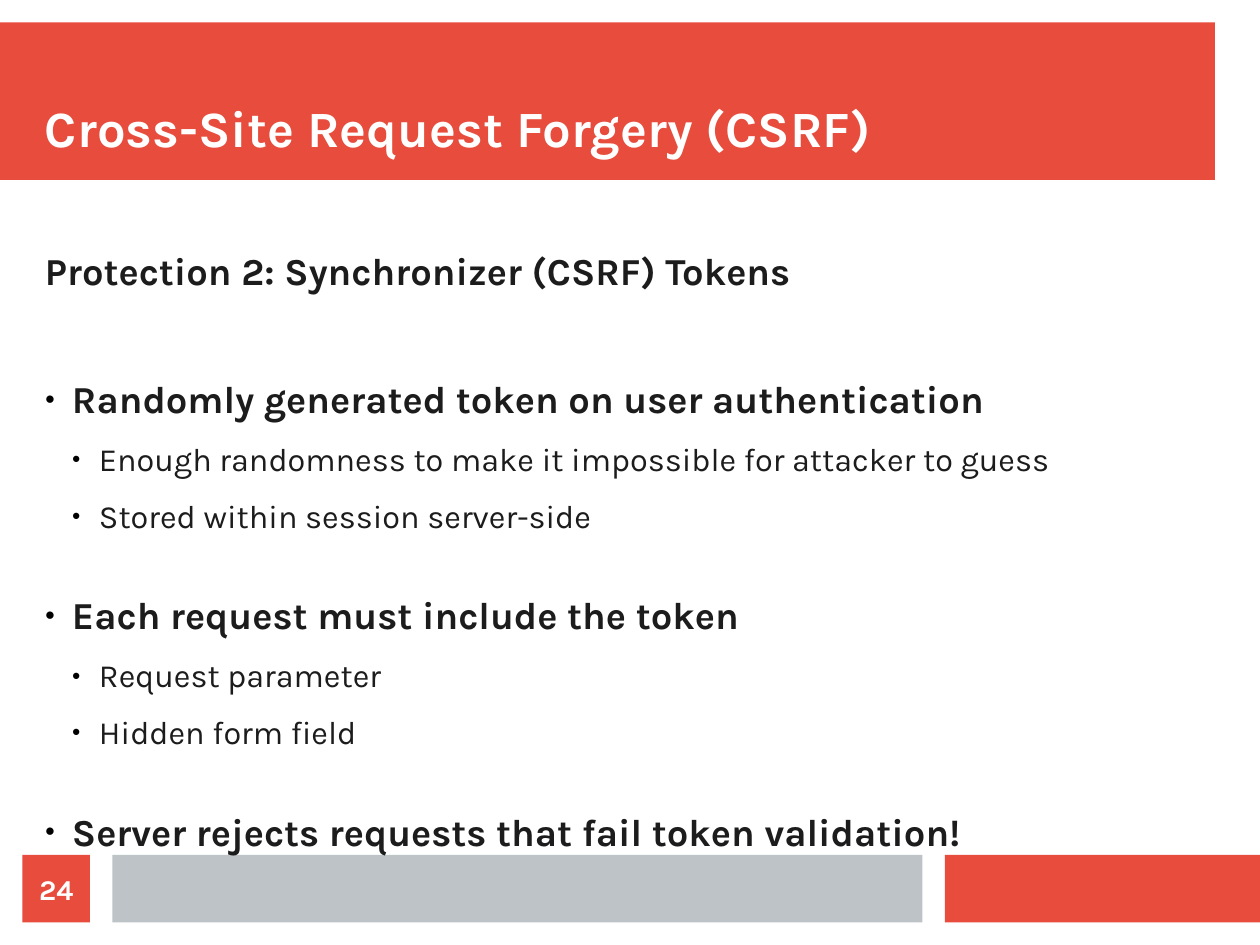
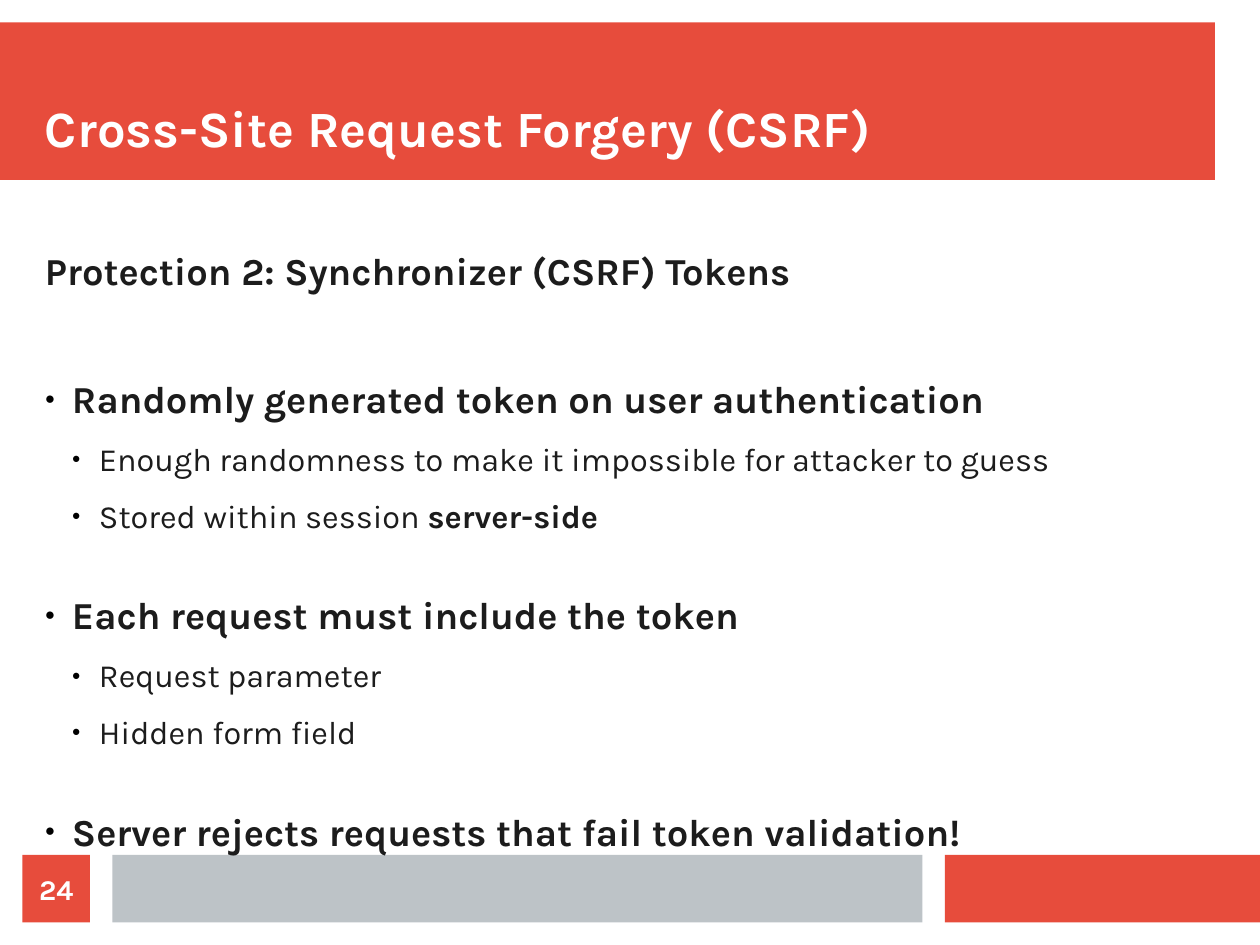
Before and after one commit to maxotta/pia-labs, a slide deck: slide 24 of lectures/security/security.odp. Drawn at 1260x945 pixels with LibreOffice and Linux fonts; fonts in the diff are those of the drawing. Boxes give left, top, right and bottom in pixels: in the first picture for what was removed or moved away, otherwise in the second. Text is boxed around its words. In the diff, an @@ line names an element or a change of style, - is before the commit and + after.

```diff
--- a/lectures/security/security.odp
+++ b/lectures/security/security.odp
@@ text at bbox=[99, 505, 598, 529]: bold on in "server-side" @@
```
Also in this commit, not shown: 14 other slides changed, 3 slides added, 3 slides removed, 8 other files.
